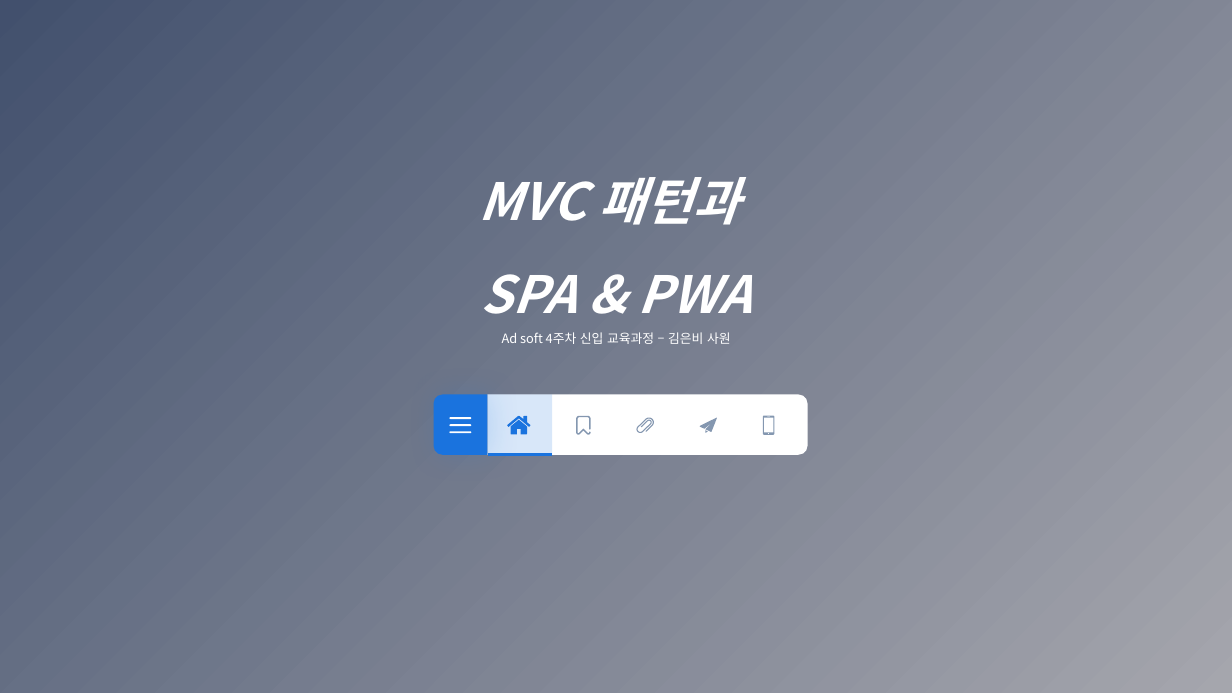
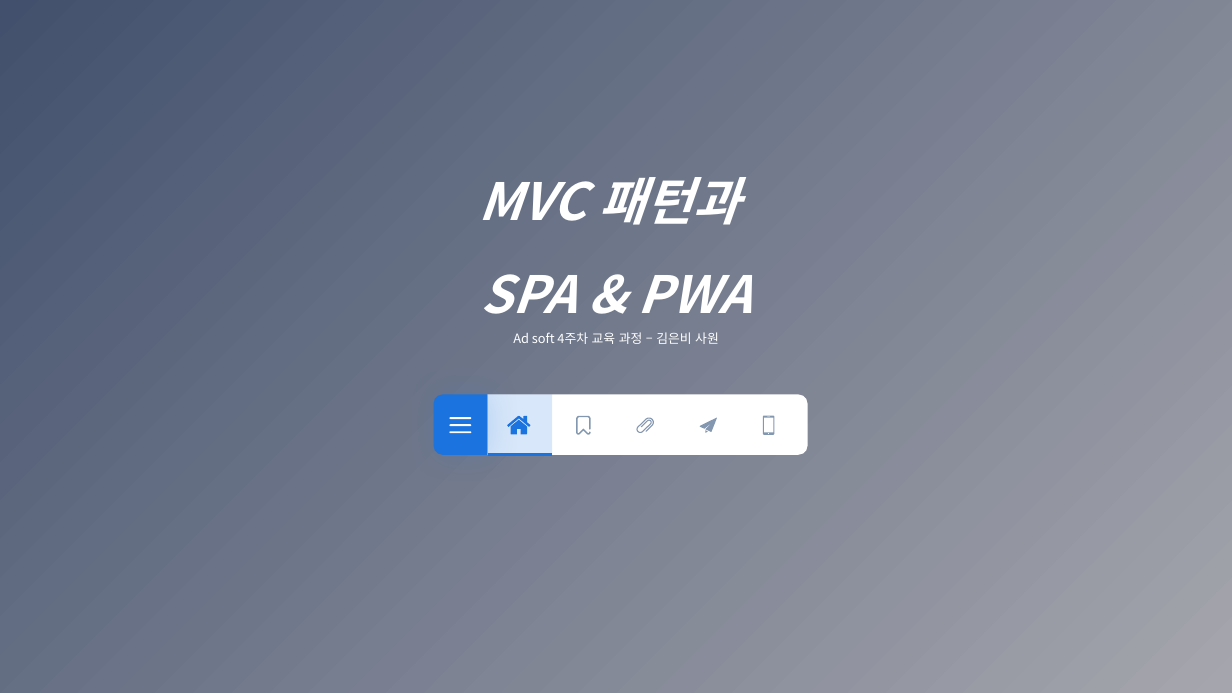
Before and after one commit to eunbee-kim/dmsql1471, a slide deck: slide 1 of 교육/4주차_MVC_SPA_PWA.pptx. Drawn at 1232x693 pixels with LibreOffice and Linux fonts; fonts in the diff are those of the drawing. Boxes give left, top, right and bottom in pixels: in the first picture for what was removed or moved away, otherwise in the second. Text is boxed around its words. In the diff, an @@ line names an element or a change of style, - is before the commit and + after.

```diff
--- a/교육/4주차_MVC_SPA_PWA.pptx
+++ b/교육/4주차_MVC_SPA_PWA.pptx
@@ text at box(513, 332, 719, 344): text changed @@
-Ad soft 4주차 신입 교육과정 – 김은비 사원
+Ad soft 4주차 교육 과정 – 김은비 사원
```
Also in this commit, not shown: 2 other files.
